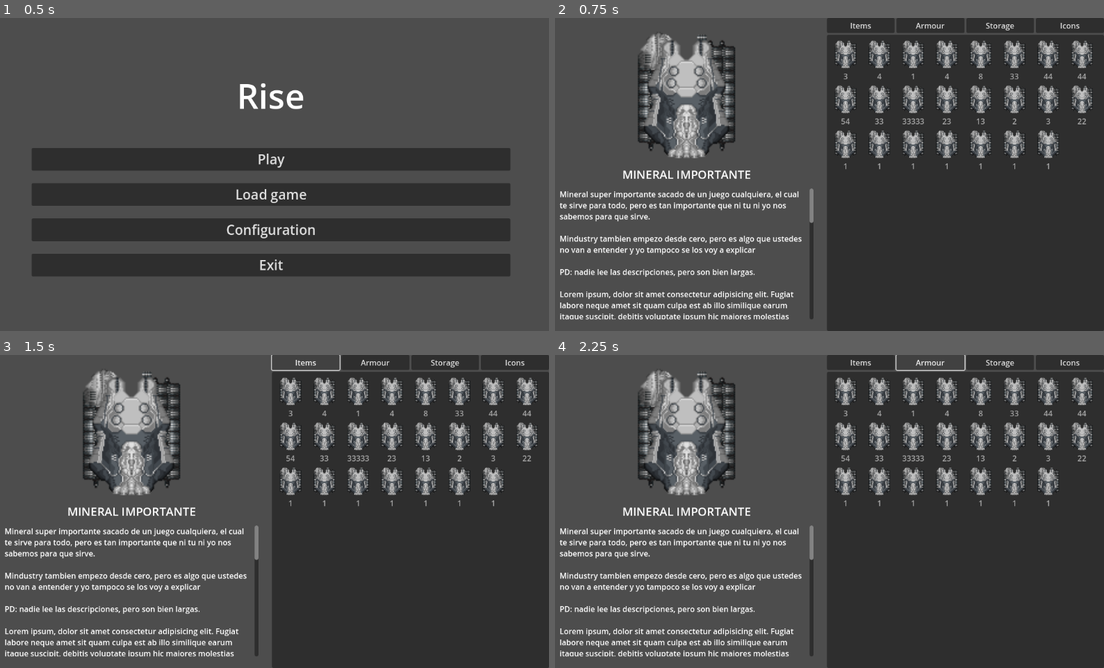
Above: before the commit, frames 1-4 (two rows, left to right).
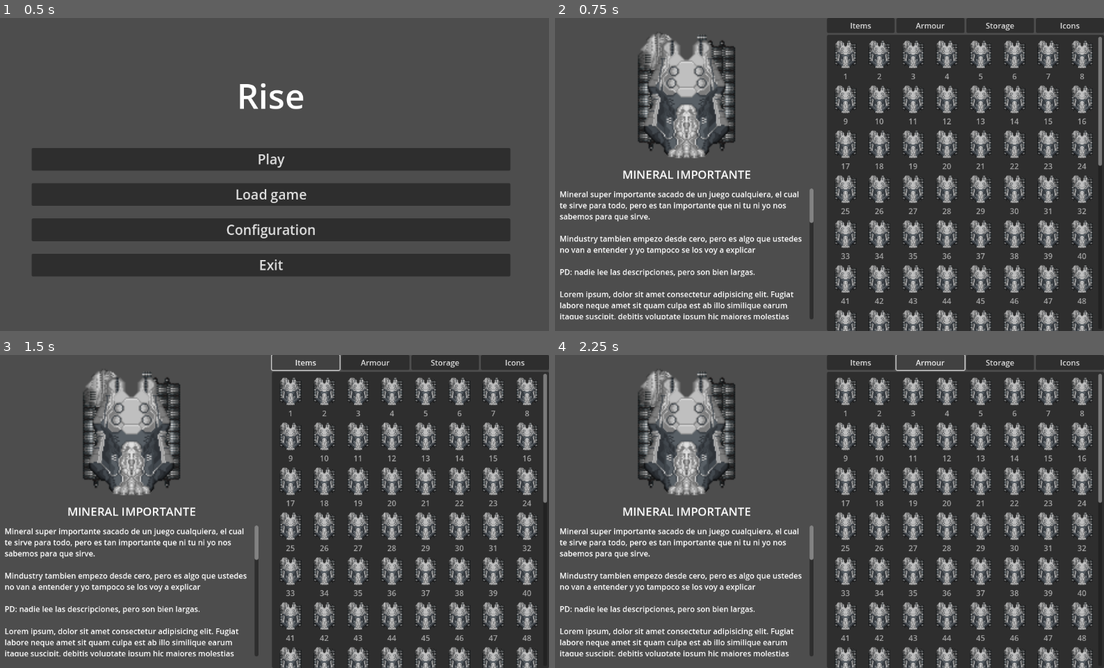
Above: after the commit, the same moments.

Repository: RegreDanger/Rise
Game: Godot game, scene res://scenes/ui/main_menu.tscn
Same seed, same stepped clock (60 frames per second), same inputs: the game is played once before the commit and once after it.
Inputs:
- Up to frame 1 (0.5 s): no input
- Up to frame 2 (0.75 s): click "Play" at 0.5 s
- Up to frame 3 (1.5 s): click "Items" at 1.25 s
- Up to frame 4 (2.25 s): click "Armour" at 2 s

Frame 1 is identical in both runs. In frame 2, 8.3% of the frame differs, in the area x 51-100%, y 6-100%; in frame 3, 8.3%; in frame 4, 8.3%.

Commit message:
Refactor inventory data handling and update selected paths for improved functionality

Diff:
--- a/scenes/ui/inventory.tscn
+++ b/scenes/ui/inventory.tscn
@@ -101,29 +101,6 @@
 layout_mode = 2
 size_flags_vertical = 3
 theme_override_constants/h_separation = 10
-item_count = 11
 max_columns = 8
 icon_mode = 0
 fixed_icon_size = Vector2i(60, 60)
-item_0/text = "3"
-item_0/icon = ExtResource("2_avmd0")
-item_1/text = "4"
-item_1/icon = ExtResource("2_avmd0")
-item_2/text = "1"
-item_2/icon = ExtResource("2_avmd0")
-item_3/text = "4"
-item_3/icon = ExtResource("2_avmd0")
-item_4/text = "8"
-item_4/icon = ExtResource("2_avmd0")
-item_5/text = "33"
-item_5/icon = ExtResource("2_avmd0")
-item_6/text = "44"
-item_6/icon = ExtResource("2_avmd0")
-item_7/text = "44"
-item_7/icon = ExtResource("2_avmd0")
-item_8/text = "54"
-item_8/icon = ExtResource("2_avmd0")
-item_9/text = "33"
-item_9/icon = ExtResource("2_avmd0")
-item_10/text = "33333"
-item_10/icon = ExtResource("2_avmd0")
--- a/scripts/ui/inventory.gd
+++ b/scripts/ui/inventory.gd
@@ -21,15 +21,5 @@
 			itemList.show()
 
 func add_fake_data():
-	itemList.add_item("23",load("res://assets/sprites/player/SDMS-s.png"))
-	itemList.add_item("13",load("res://assets/sprites/player/SDMS-s.png"))
-	itemList.add_item("2",load("res://assets/sprites/player/SDMS-s.png"))
-	itemList.add_item("3",load("res://assets/sprites/player/SDMS-s.png"))
-	itemList.add_item("22",load("res://assets/sprites/player/SDMS-s.png"))
-	itemList.add_item("1",load("res://assets/sprites/player/SDMS-s.png"))
-	itemList.add_item("1",load("res://assets/sprites/player/SDMS-s.png"))
-	itemList.add_item("1",load("res://assets/sprites/player/SDMS-s.png"))
-	itemList.add_item("1",load("res://assets/sprites/player/SDMS-s.png"))
-	itemList.add_item("1",load("res://assets/sprites/player/SDMS-s.png"))
-	itemList.add_item("1",load("res://assets/sprites/player/SDMS-s.png"))
-	itemList.add_item("1",load("res://assets/sprites/player/SDMS-s.png"))
+	for i in range(120):
+		itemList.add_item(str(i + 1),load("res://assets/sprites/player/SDMS-s.png"))
